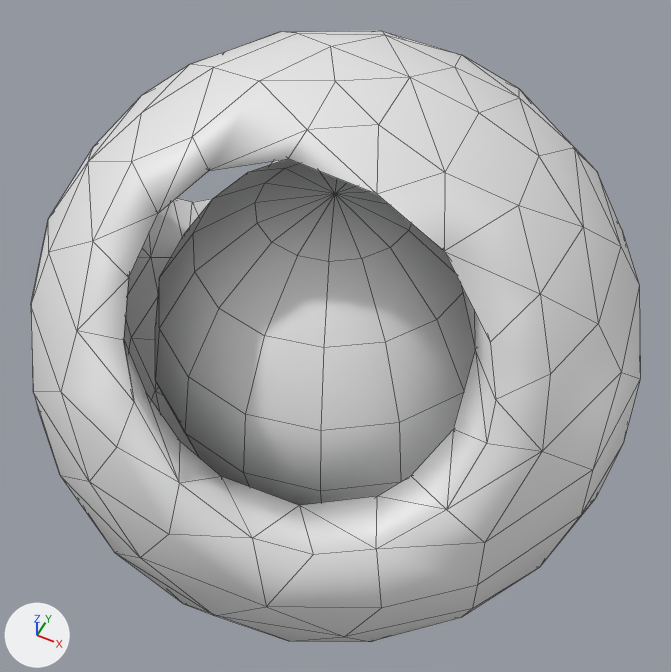
Before and after pictures for a commit that changed the Blender file models/cursor/cursor.blend.
The view is the same before and after, from a 50 mm lens placed at (0.0952, -0.1902, 0.2377), pointed at (0.0001, 0.0, -0.0001). The axes (+X, +Y, +Z) are drawn at lower left. The lights are the same throughout. Mesh edges are drawn as thin lines.
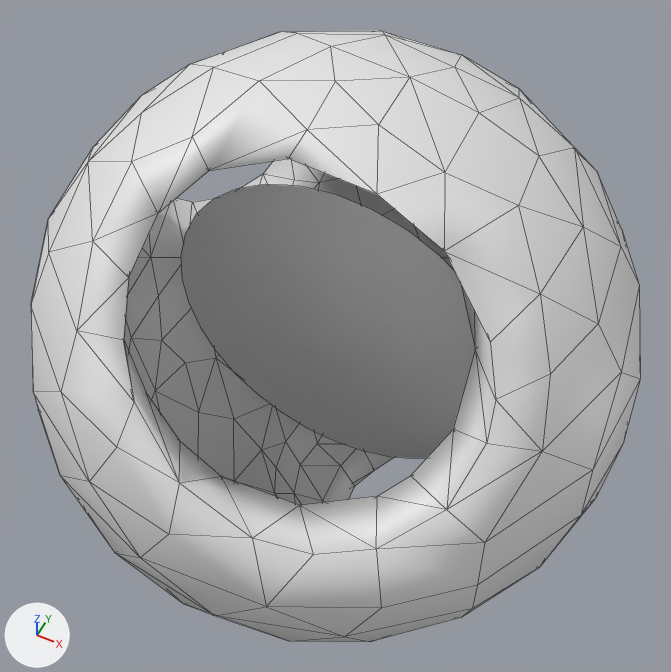
The change in detail:
Mesh me_circle is new.
It has 32 vertices, 1 face and spans x -1.0..1.0, y 0.0, z -1.0..1.0.
Object 'Sphere.001' (ob_sphere_001) is deleted.
Object 'Circle' (ob_circle) is new; it shows me_circle.
Its location is (0.0, 0.0, 0.0).
Its scale is (0.062, 0.062, 0.062).

Where the change shows, as pixel boxes [x1, y1, x2, y2] in the pictures (671 x 672 px):
'Sphere.001', deleted
    before: [155, 159, 475, 505]
'Circle', added
    after: [181, 184, 475, 459]
